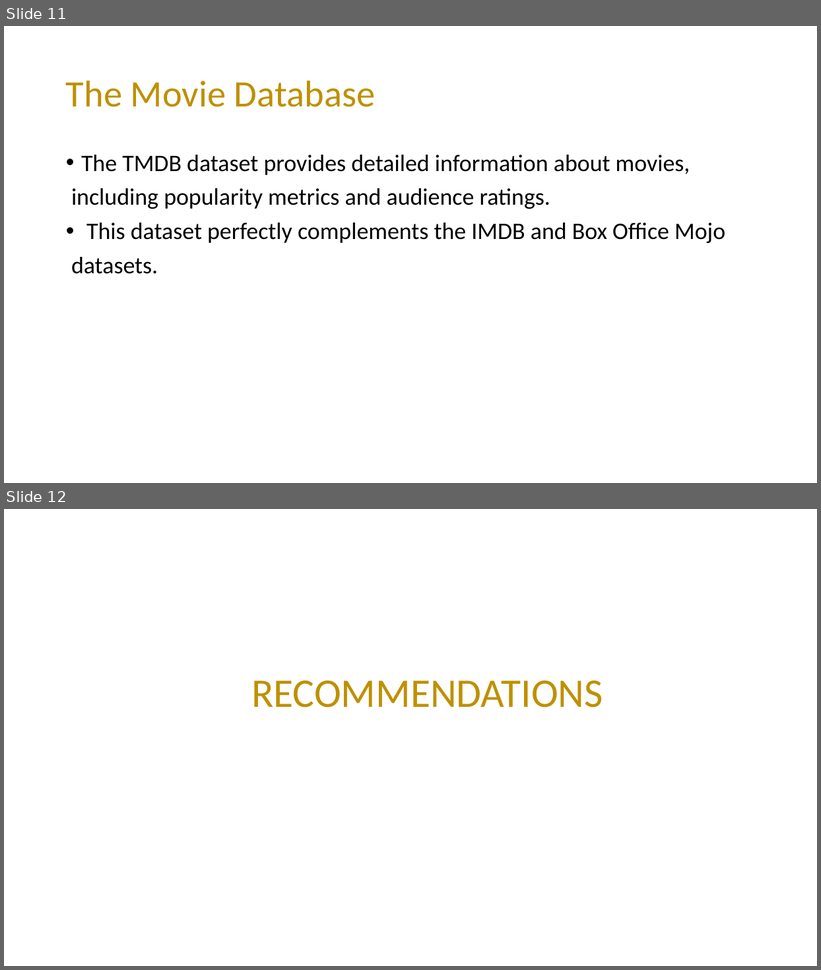
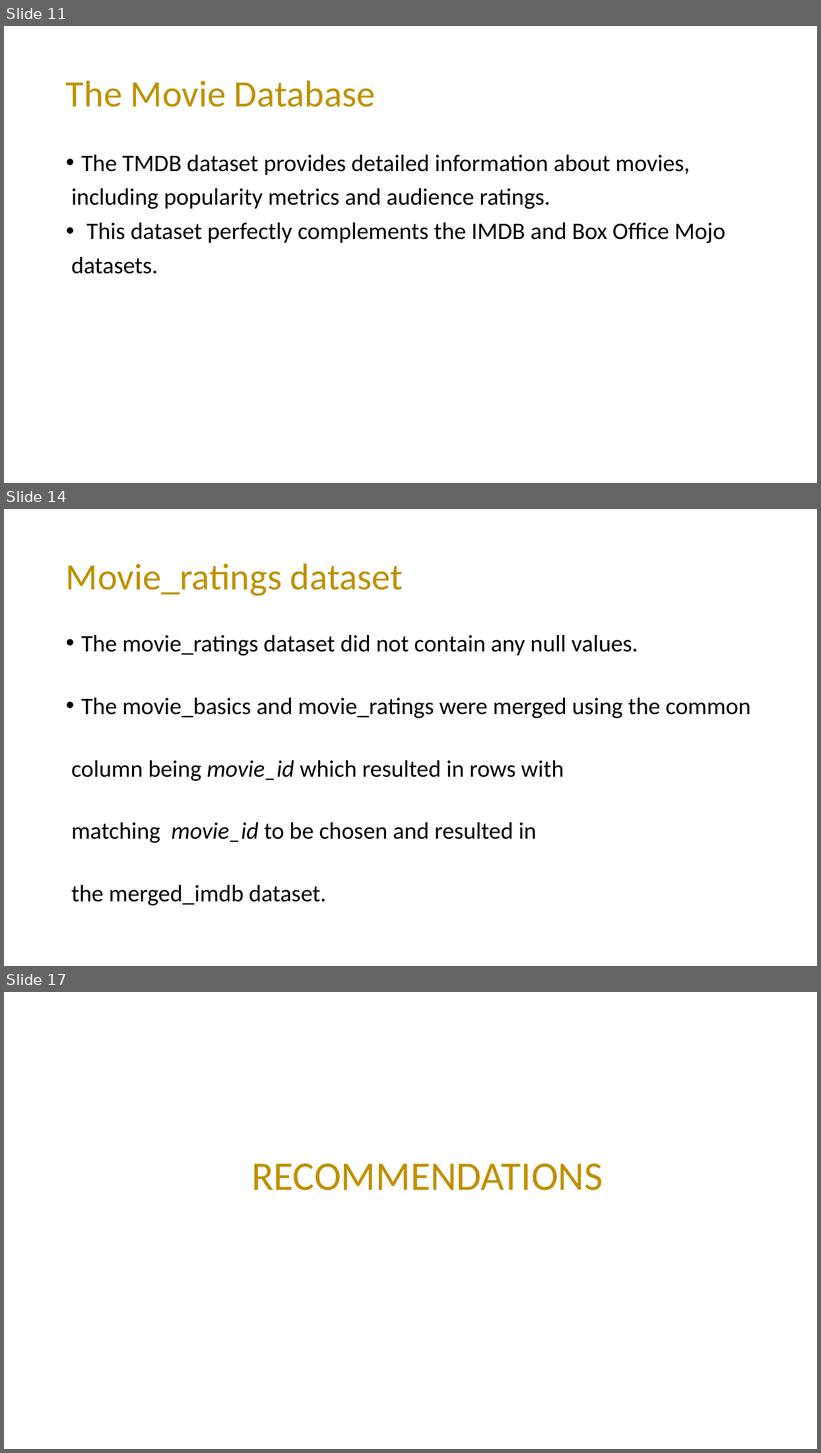
Before and after one commit to mading225/GROUP-6-PROJECT-, a slide deck: project.pptx. Shown one above the other, each under a label of ours: slides 11 and 12 before the commit, slides 11, 14 and 17 after it; the slides between them are not shown. The pictures are 821x970 and 821x1453 pixels, drawn with LibreOffice and Linux fonts; fonts in the diff are those of the drawing. Boxes give left, top, right and bottom in pixels: in the first picture for what was removed or moved away, otherwise in the second. Text is boxed around its words. In the diff, an @@ line names an element or a change of style, - is before the commit and + after.

```diff
--- a/project.pptx
+++ b/project.pptx
@@ slide 14 added at <box>4,509,817,966</box>, background #FFFFFF @@
@@ title added at <box>66,563,403,596</box>, 44 pt, text #BF9000 @@
+Movie_ratings dataset
@@ text added at <box>71,635,751,906</box>, 28 pt, text #000000 @@
+• The movie_ratings dataset did not contain any null values.
+• The movie_basics and movie_ratings were merged using the common
+column being movie_id which resulted in rows with
+matching movie_id to be chosen and resulted in
+the merged_imdb dataset.
@@ what was slide 12 is now slide 17 @@
```
Also in this commit, not shown: 2 slides changed, 4 other slides added.
